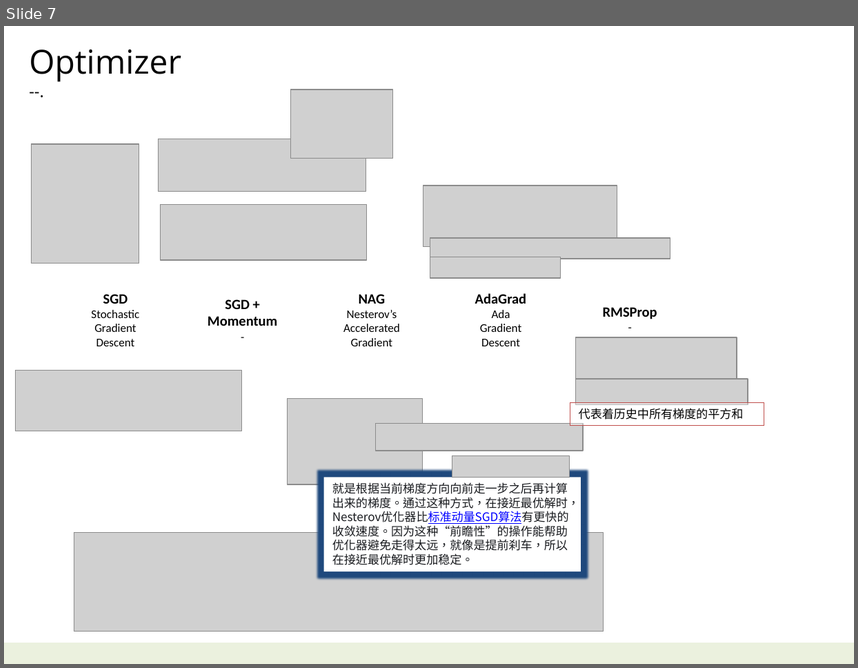
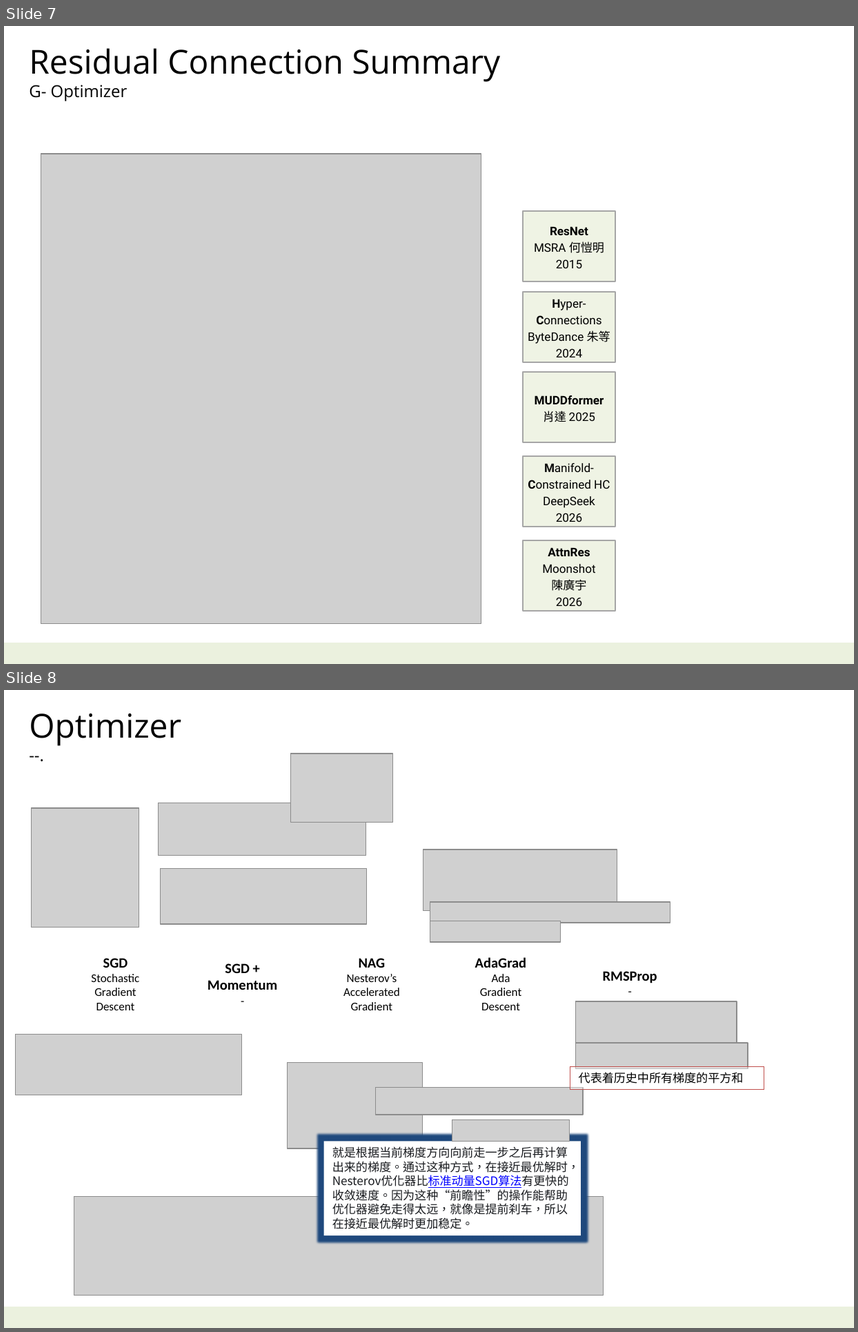
Before and after one commit to navibator/crazy-ai, a slide deck: ai-kimi.pptx. Shown one above the other, each under a label of ours: slide 7 before the commit, slides 7 and 8 after it. The pictures are 858x668 and 858x1332 pixels, drawn with LibreOffice and Linux fonts; fonts in the diff are those of the drawing; grey boxes stand for pictures. Boxes give left, top, right and bottom in pixels: in the first picture for what was removed or moved away, otherwise in the second. Text is boxed around its words. In the diff, an @@ line names an element or a change of style, - is before the commit and + after.

```diff
--- a/ai-kimi.pptx
+++ b/ai-kimi.pptx
@@ slide 7 added at box(4, 26, 854, 664), background #FFFFFF; not listed: 1 template element that a slide beside it also shows @@
@@ text added at box(29, 48, 500, 101), 28 pt, text #000000 @@
+Residual Connection Summary
+G- Optimizer
@@ picture added at box(41, 154, 481, 624) @@
@@ rectangle added at box(523, 212, 615, 282), fill #EBF1DE at 80% opacity, outline #A6A6A6 1.25 pt, 10 pt, text #000000 @@
+ResNet
+MSRA 何愷明
+2015
@@ rectangle added at box(523, 291, 615, 362), fill #EBF1DE at 80% opacity, outline #A6A6A6 1.25 pt, 10 pt, text #000000 @@
+Hyper-
+Connections
+ByteDance 朱等
+2024
@@ rectangle added at box(523, 372, 615, 443), fill #EBF1DE at 80% opacity, outline #A6A6A6 1.25 pt, 10 pt, text #000000, bold @@
+MUDDformer
+肖達 2025
@@ rectangle added at box(523, 456, 615, 527), fill #EBF1DE at 80% opacity, outline #A6A6A6 1.25 pt, 10 pt, text #000000 @@
+Manifold-
+Constrained HC
+DeepSeek
+2026
@@ rectangle added at box(523, 540, 615, 611), fill #EBF1DE at 80% opacity, outline #A6A6A6 1.25 pt, 10 pt, text #000000 @@
+AttnRes
+Moonshot
+陳廣宇
+2026
@@ what was slide 7 is now slide 8 @@
```
Also in this commit, not shown: 2 slides changed, 1 other slide added, 2 slides removed, 3 other files.
